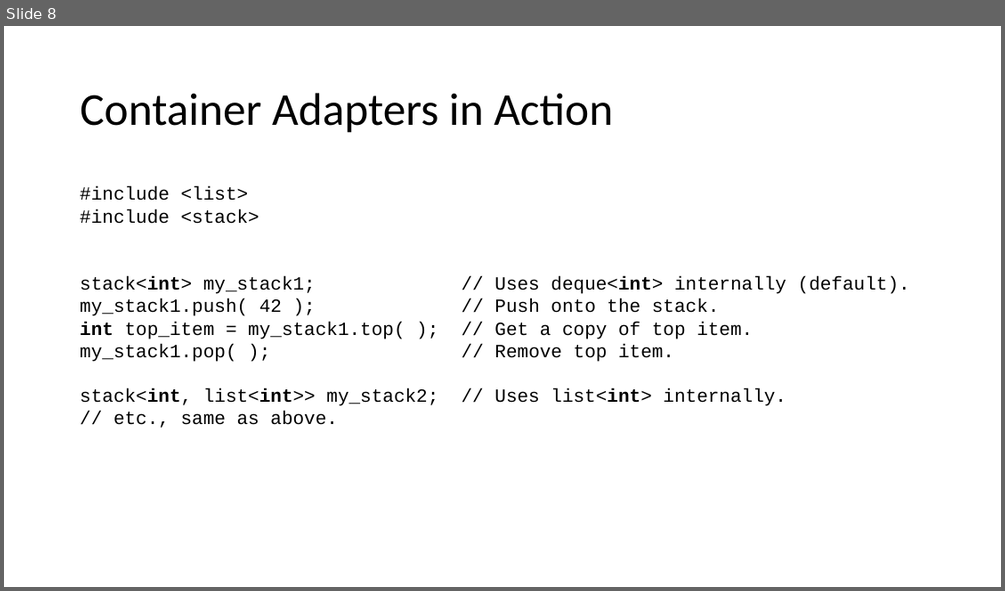
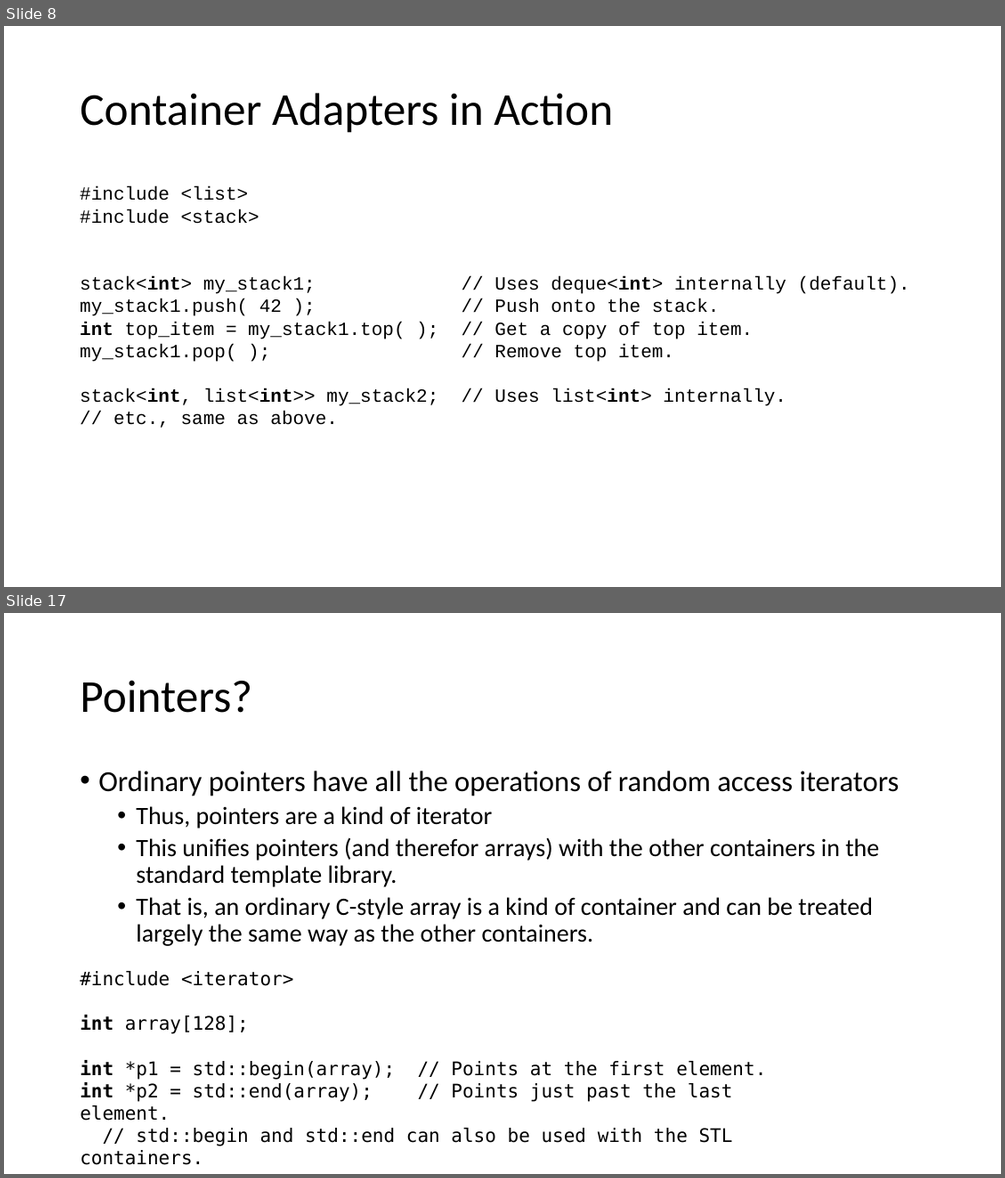
Before and after one commit to pchapin/cpp, a slide deck: Presentations/STL.pptx. Shown one above the other, each under a label of ours: slide 8 before the commit, slides 8 and 17 after it; the slides between them are not shown. The pictures are 1005x591 and 1005x1178 pixels, drawn with LibreOffice and Linux fonts; fonts in the diff are those of the drawing. Boxes give left, top, right and bottom in pixels: in the first picture for what was removed or moved away, otherwise in the second. Text is boxed around its words. In the diff, an @@ line names an element or a change of style, - is before the commit and + after.

```diff
--- a/Presentations/STL.pptx
+++ b/Presentations/STL.pptx
@@ slide 17 added at <box>4,613,1001,1174</box>, background #FFFFFF @@
@@ title added at <box>80,680,252,713</box>, 44 pt, text #000000 @@
+Pointers?
@@ text added at <box>98,771,899,946</box>, 24 pt, text #000000 @@
+• Ordinary pointers have all the operations of random access iterators
+  • Thus, pointers are a kind of iterator
+  • This unifies pointers (and therefor arrays) with the other containers in the standard template library.
+  • That is, an ordinary C-style array is a kind of container and can be treated largely the same way as the other containers.
@@ text added at <box>80,971,766,1165</box>, 18 pt, text #000000 @@
+#include <iterator>
+int array[128];
+int *p1 = std::begin(array); // Points at the first element.
+int *p2 = std::end(array); // Points just past the last element.
+// std::begin and std::end can also be used with the STL containers.
```
Also in this commit, not shown: 4 slides changed, 10 other slides added.
